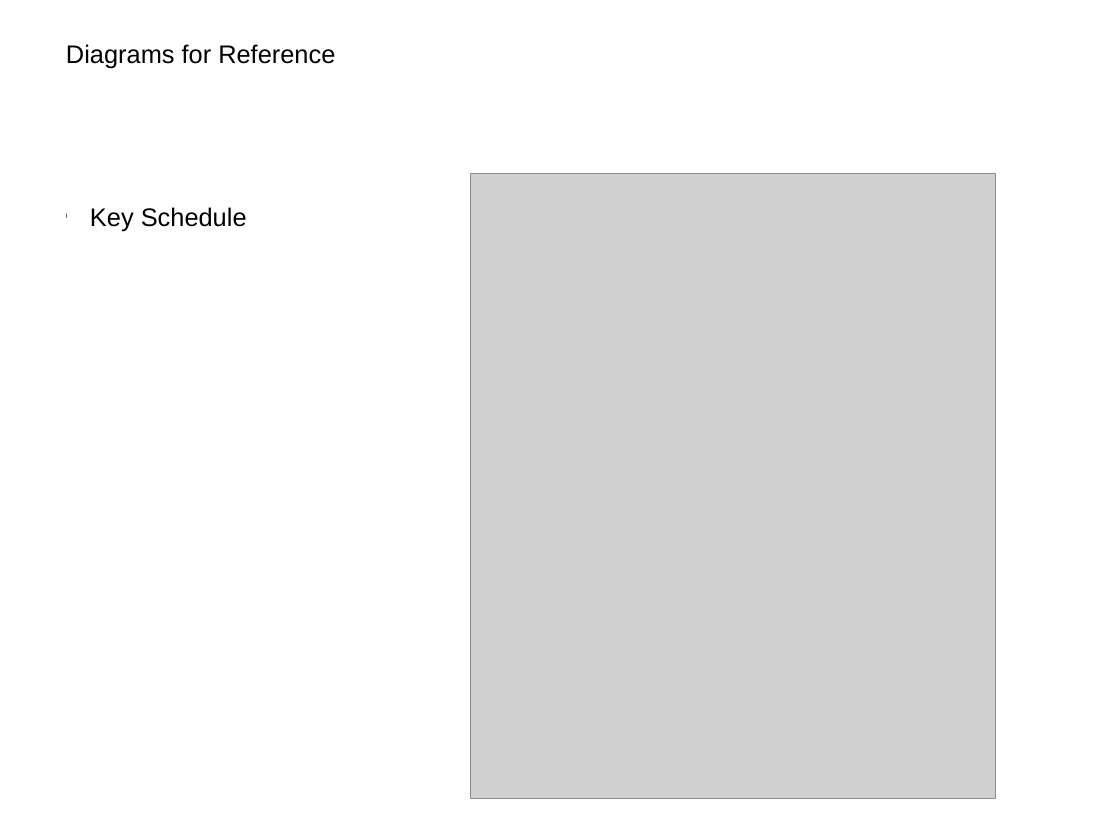
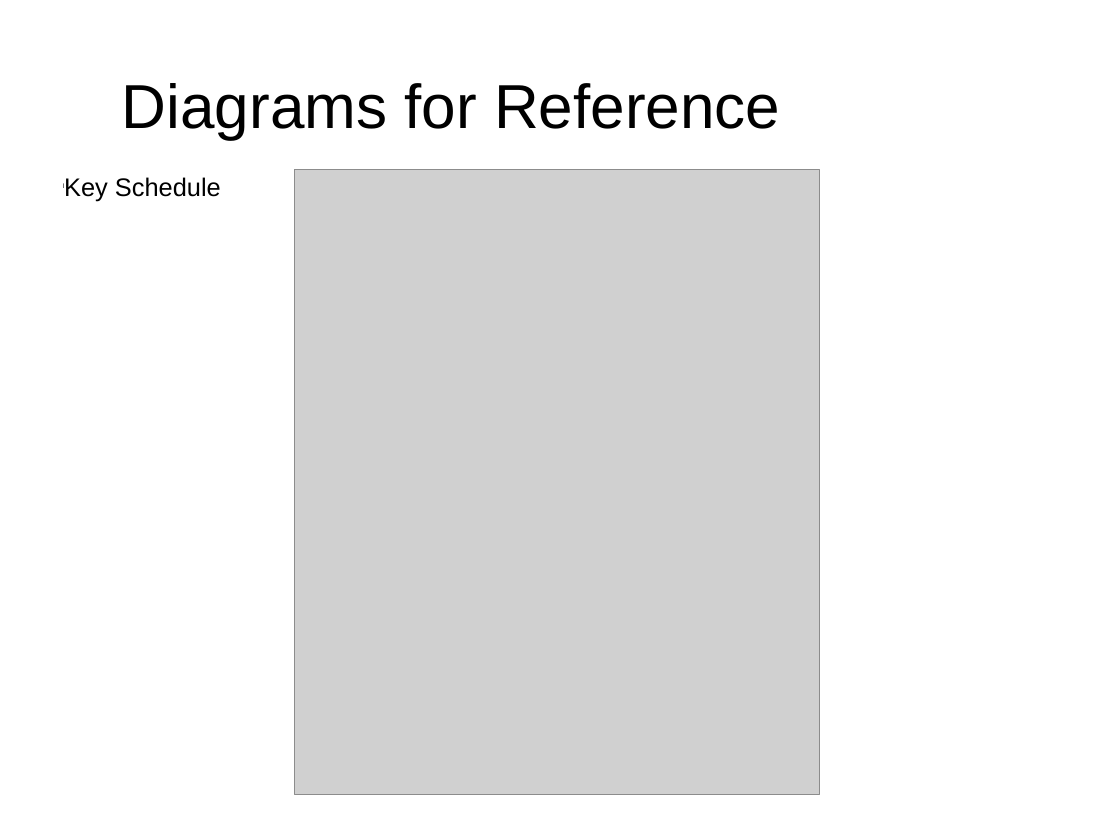
Before and after one commit to xzha/ECCDH3DES, a slide deck: slide 36 of docs/Final Presentation.pptx (slide 25 before the commit). Drawn at 1120x840 pixels with LibreOffice and Linux fonts; fonts in the diff are those of the drawing; grey boxes stand for pictures; background and template pictures are left out. Boxes give left, top, right and bottom in pixels: in the first picture for what was removed or moved away, otherwise in the second. Text is boxed around its words. In the diff, an @@ line names an element or a change of style, - is before the commit and + after.

```diff
--- a/docs/Final Presentation.pptx
+++ b/docs/Final Presentation.pptx
@@ text "Diagrams for Reference": place and size @@
-text "Diagrams for Reference" at (66, 44, 335, 69)
+text "Diagrams for Reference" at (122, 83, 780, 139)
@@ text "Diagrams for Reference" at (122, 83, 780, 139): size 18 to 44 pt @@
@@ text "Key Schedule": place and size @@
-text "Key Schedule" at (90, 207, 247, 232)
+text "Key Schedule" at (64, 177, 221, 202)
@@ picture: place and size @@
-picture at (471, 174, 996, 799)
+picture at (295, 170, 819, 795)
```
Also in this commit, not shown: 24 other slides changed, 17 slides added, 6 slides removed, 1 other file.
